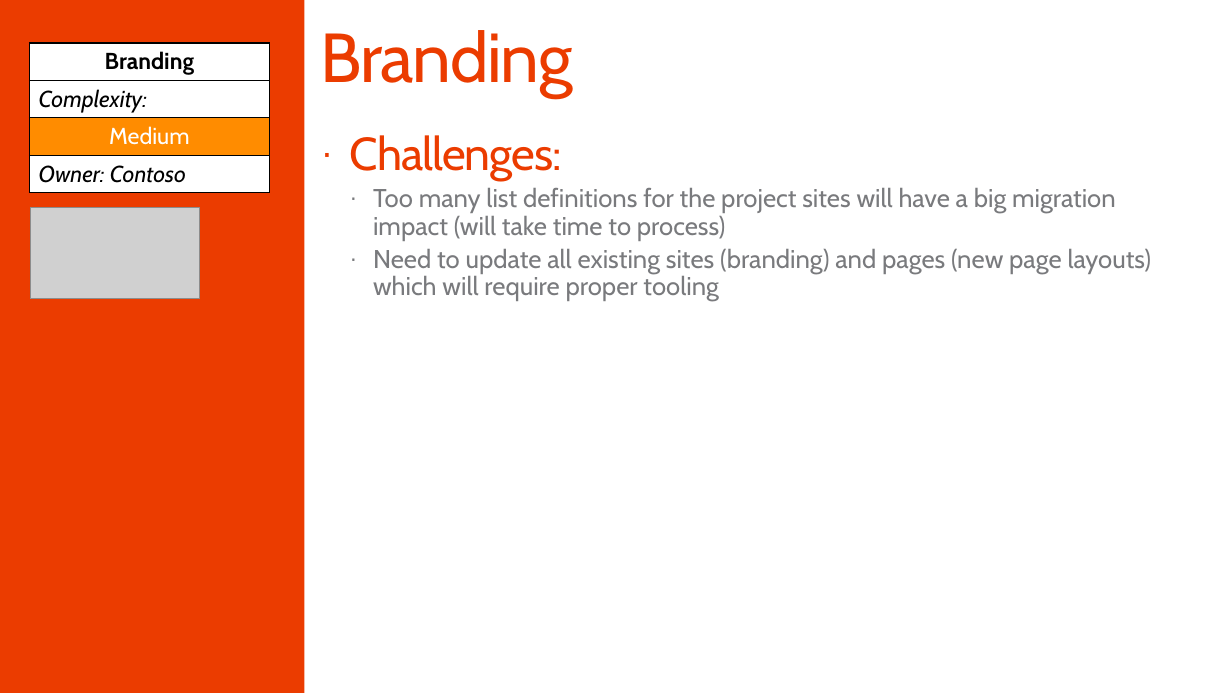
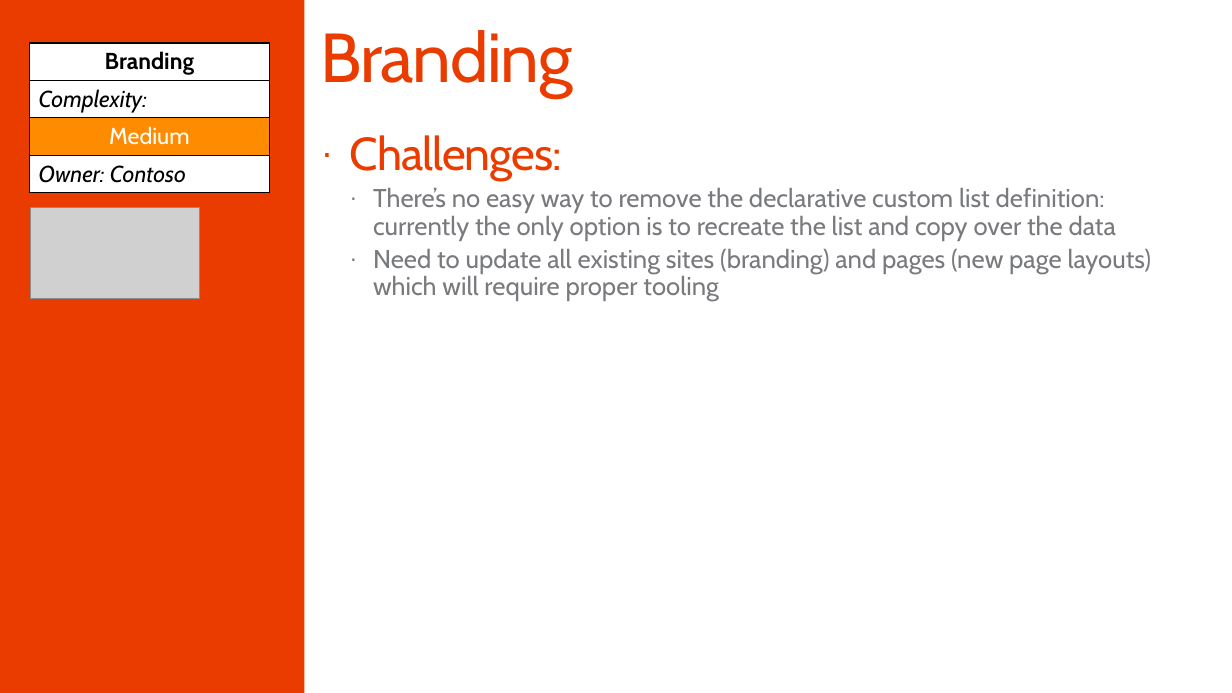
Before and after one commit to SharePoint/PnP-Guidance, a slide deck: slide 21 of PnP Transformation Process/Samples/PnP Transformation - Solution Assessment Report - Contoso.pptx. Drawn at 1232x693 pixels with LibreOffice and Linux fonts; fonts in the diff are those of the drawing; grey boxes stand for pictures; background and template pictures are left out. Boxes give left, top, right and bottom in pixels: in the first picture for what was removed or moved away, otherwise in the second. Text is boxed around its words. In the diff, an @@ line names an element or a change of style, - is before the commit and + after.

```diff
--- a/PnP Transformation Process/Samples/PnP Transformation - Solution Assessment Report - Contoso.pptx
+++ b/PnP Transformation Process/Samples/PnP Transformation - Solution Assessment Report - Contoso.pptx
@@ text at (373, 188, 1116, 241): text changed @@
-  · Too many list definitions for the project sites will have a big migration impact (will take time to process)
+  · There’s no easy way to remove the declarative custom list definition: currently the only option is to recreate the list and copy over the data
```
Also in this commit, not shown: 1 other slide changed, 3 other files.
